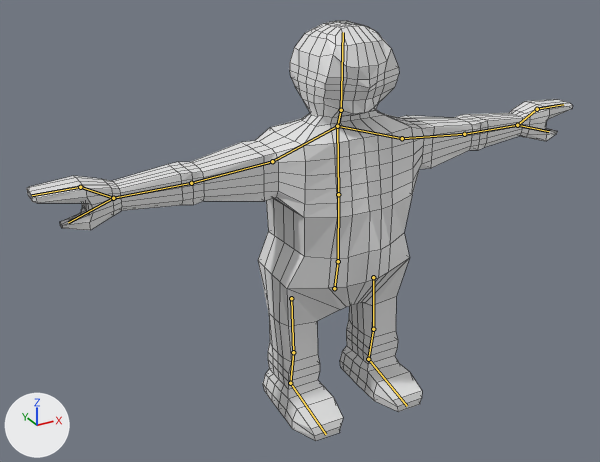
A saved change to the Blender file Scenes/Models/DwardDummyRigged2.blend.
One viewpoint serves both versions: a 50 mm lens placed at (-1.223, -1.997, 1.59), pointed at (-0.102, 0.041, 0.571). Lighting does not change. The marker at lower left points along +X, +Y and +Z. The bones that bend it are drawn over the model as lines. Mesh edges are drawn as thin lines.
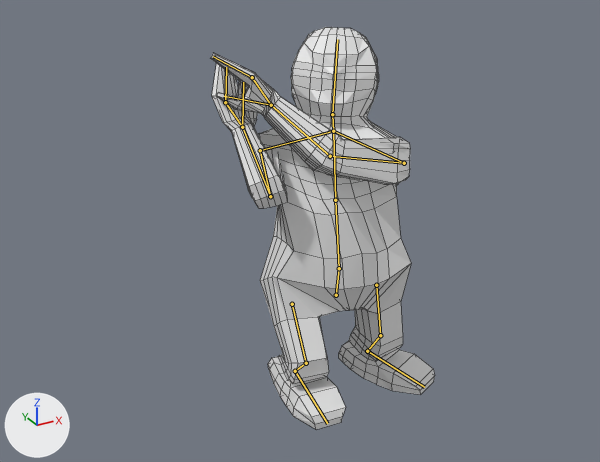
The newer file adds an action. The first version stands in its rest pose; the second is drawn at frame 5 of the action 'MeleeAttack1'.

Location of each change, [x1, y1, x2, y2] in pixels of the pictures (600 x 462 px):
'Cube', posed (59% narrower): before [27, 21, 573, 441]; after [211, 27, 435, 430]
bone 'Root', root to tip: before (334, 288) to (338, 261); after (336, 295) to (339, 268)
bone 'Spine1', root to tip: before (338, 261) to (338, 194); after (339, 268) to (335, 200)
bone 'Spine2', root to tip: before (338, 194) to (337, 126); after (335, 200) to (333, 131)
bone 'Head', root to tip: before (341, 110) to (343, 32); after (332, 114) to (337, 39)
bone 'Shoulder.L', root to tip: before (337, 126) to (402, 138); after (333, 131) to (404, 163)
bone 'UpperArm.L', root to tip: before (402, 138) to (464, 134); after (404, 163) to (330, 156)
bone 'LowerArm.L', root to tip: before (464, 134) to (517, 125); after (330, 156) to (271, 105)
bone 'Thumb.L', root to tip: before (517, 125) to (549, 131); after (271, 105) to (224, 96)
bone 'Hand.L', root to tip: before (517, 125) to (537, 109); after (271, 105) to (252, 77)
bone 'Shoulder.R', root to tip: before (337, 126) to (272, 161); after (333, 131) to (260, 150)
bone 'UpperArm.R', root to tip: before (272, 161) to (191, 183); after (260, 150) to (270, 196)
bone 'LowerArm.R', root to tip: before (191, 183) to (113, 198); after (270, 196) to (242, 127)
bone 'Thumb.R', root to tip: before (113, 198) to (68, 222); after (242, 127) to (243, 82)
bone 'Hand.R', root to tip: before (113, 198) to (80, 187); after (242, 127) to (225, 102)
bone 'Fingers.R', root to tip: before (80, 187) to (32, 195); after (225, 102) to (226, 67)

The edits, one by one:
Bone 'Root' (bone_root) moves from (0.0, 0.0, 0.0) to (0.006, -0.024, 0.005).
Bone 'Root' (bone_root) turns from (0, 0, 0) to (0, -3, 1) degrees about its own x, y and z.
Bone 'Spine1' (bone_spine1) turns from (0, 0, 0) to (-7, 0, 0) degrees about its own x, y and z.
Bone 'Spine2' (bone_spine2) turns from (0, 0, 0) to (1, -31, -3) degrees about its own x, y and z.
Bone 'Head' (bone_head) turns from (0, 0, 0) to (-16, 0, -5) degrees about its own x, y and z.
Bone 'Shoulder.L' (bone_shoulder_l) turns from (0, 0, 0) to (11, 6, -5) degrees about its own x, y and z.
Bone 'UpperArm.L' (bone_upperarm_l) turns from (0, 0, 0) to (117, 43, -61) degrees about its own x, y and z.
Bone 'LowerArm.L' (bone_lowerarm_l) turns from (0, 0, 0) to (37, 11, -23) degrees about its own x, y and z.
Bone 'Thumb.L' (bone_thumb_l) turns from (0, 0, 0) to (-72, 51, -57) degrees about its own x, y and z.
Bone 'Hand.L' (bone_hand_l) turns from (0, 0, 0) to (36, 67, 22) degrees about its own x, y and z.
Bone 'Shoulder.R' (bone_shoulder_r) turns from (0, 0, 0) to (-6, 0, -3) degrees about its own x, y and z.
Bone 'UpperArm.R' (bone_upperarm_r) turns from (0, 0, 0) to (68, -16, 99) degrees about its own x, y and z.
Bone 'LowerArm.R' (bone_lowerarm_r) turns from (0, 0, 0) to (137, 2, 14) degrees about its own x, y and z.
Bone 'Thumb.R' (bone_thumb_r) turns from (0, 0, 0) to (-15, -38, 17) degrees about its own x, y and z.
Bone 'Hand.R' (bone_hand_r) turns from (0, 0, 0) to (11, -27, 12) degrees about its own x, y and z.
Bone 'Fingers.R' (bone_fingers_r) turns from (0, 0, 0) to (17, 3, 1) degrees about its own x, y and z.
Bone 'IKLegPole.L' (bone_iklegpole_l) moves from (0.0, 0.0, 0.0) to (-0.03, 0.009, 0.0).
Bone 'IKLegPole.L' (bone_iklegpole_l) turns from (0, 0, 0) to (0, 0, -3) degrees about its own x, y and z.
Bone 'IKTarget.L' (bone_iktarget_l) moves from (0.0, 0.0, 0.0) to (-0.024, 0.044, 0.0).
Bone 'IKTarget.L' (bone_iktarget_l) turns from (0, 0, 0) to (-2, 0, -23) degrees about its own x, y and z.
Bone 'IKLegPole.R' (bone_iklegpole_r) moves from (0.0, 0.0, 0.0) to (0.026, -0.013, 0.0).
Bone 'IKLegPole.R' (bone_iklegpole_r) turns from (0, 0, 0) to (0, 0, -3) degrees about its own x, y and z.
Bone 'IKTarget.R' (bone_iktarget_r) moves from (0.0, 0.0, 0.0) to (-0.001, -0.028, -0.063).
Bone 'IKTarget.R' (bone_iktarget_r) turns from (0, 0, 0) to (0, 0, 3) degrees about its own x, y and z.
